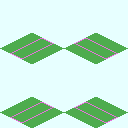
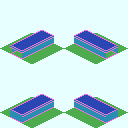
Layered file, before and after one edit (w=128, h=128). Changes by layer:
removed layer "クリップボード" over [10, 38, 118, 122]
painted on "Base_Plate_1x1.png" over [10, 30, 118, 122]
